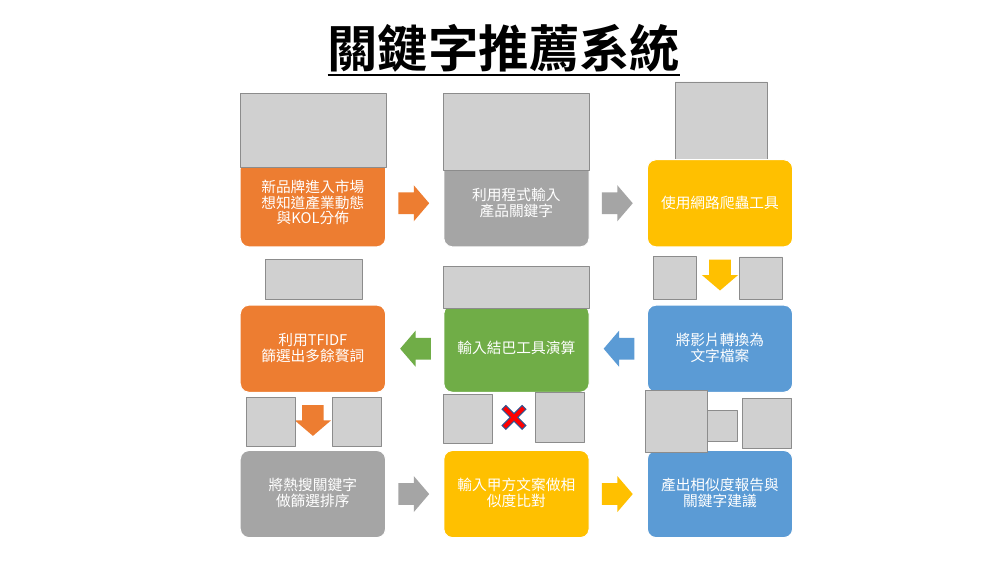
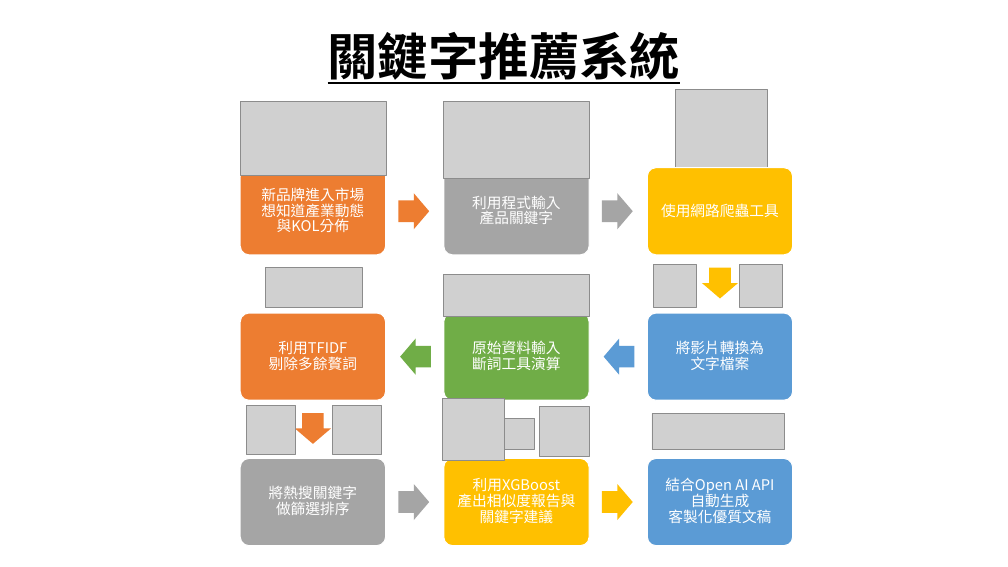
Before and after one commit to dogecoinisgood/Page-Project, a slide deck: slide 1 of 關鍵字推薦系統流程.pptx. Drawn at 1008x567 pixels with LibreOffice and Linux fonts; fonts in the diff are those of the drawing; grey boxes stand for pictures. Boxes give left, top, right and bottom in pixels: in the first picture for what was removed or moved away, otherwise in the second. Text is boxed around its words. In the diff, an @@ line names an element or a change of style, - is before the commit and + after.

```diff
--- a/關鍵字推薦系統流程.pptx
+++ b/關鍵字推薦系統流程.pptx
@@ text at (x1=269, y1=341, x2=357, y2=370): text changed @@
-利用TFIDF
-篩選出多餘贅詞
+利用TFIDF
+剔除多餘贅詞
@@ 8 right arrows, 5 pictures, 3 rounded rectangles, 2 texts moved together from (x1=240, y1=24, x2=792, y2=513) to (x1=240, y1=32, x2=792, y2=520) @@
@@ text at (x1=472, y1=340, x2=560, y2=370): text changed @@
-輸入結巴工具演算
+原始資料輸入
+斷詞工具演算
@@ 3 pictures moved together from (x1=646, y1=391, x2=792, y2=453) to (x1=443, y1=399, x2=589, y2=461) @@
@@ group removed at (x1=444, y1=393, x2=585, y2=507): 2 pictures, 1 text, 1 plus @@
-輸入甲方文案做相似度比對
@@ picture added at (x1=652, y1=414, x2=785, y2=450) @@
@@ text at (x1=457, y1=478, x2=575, y2=523): text changed @@
-產出相似度報告與關鍵字建議
+利用XGBoost
+產出相似度報告與關鍵字建議
@@ 6 rounded rectangles, 4 pictures, 4 texts moved together from (x1=240, y1=94, x2=792, y2=538) to (x1=240, y1=101, x2=792, y2=545) @@
@@ text added at (x1=665, y1=477, x2=775, y2=523), 14 pt, text #FFFFFF @@
+結合Open AI API
+自動生成
+客製化優質文稿
```
Also in this commit, not shown: 1 other file.
